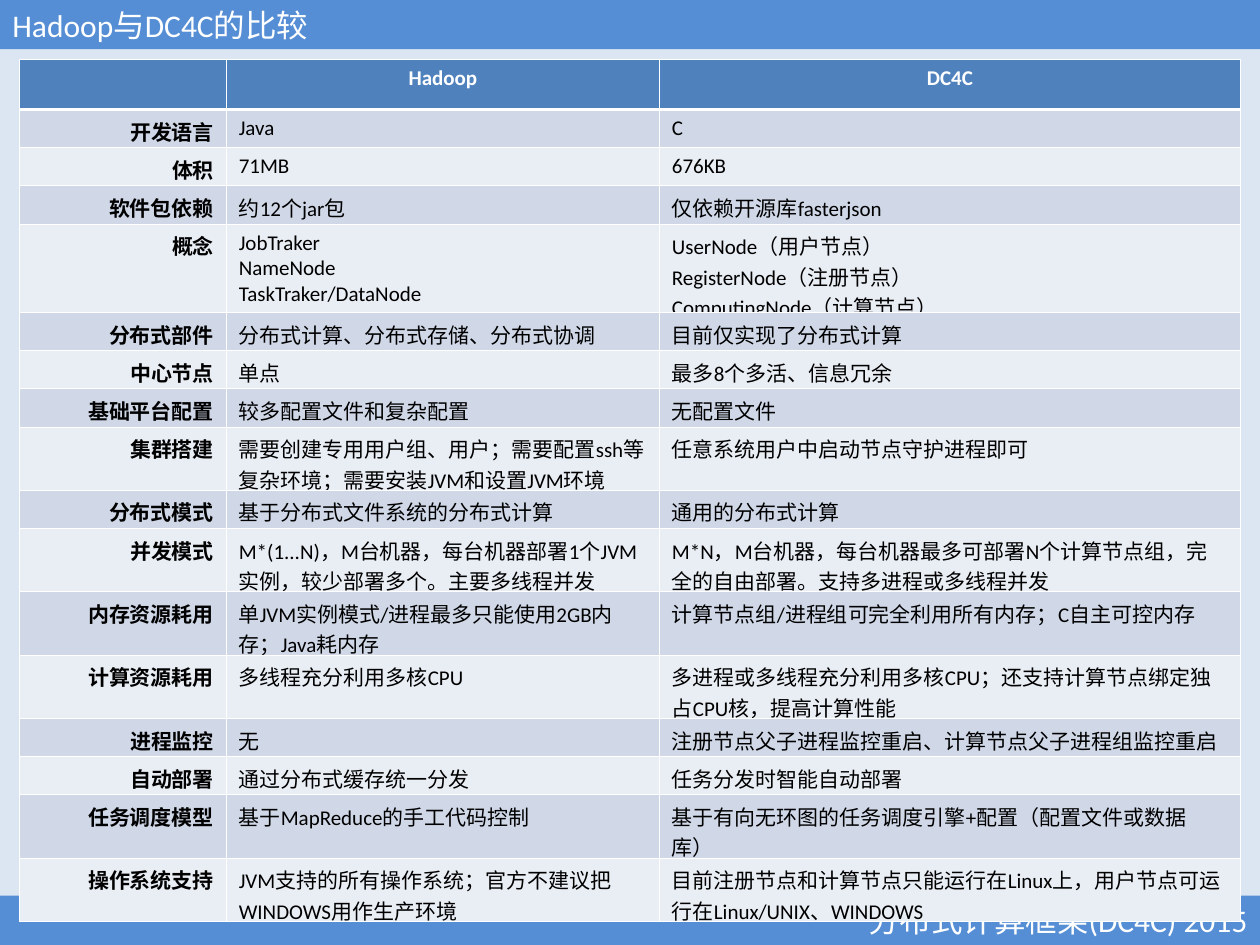
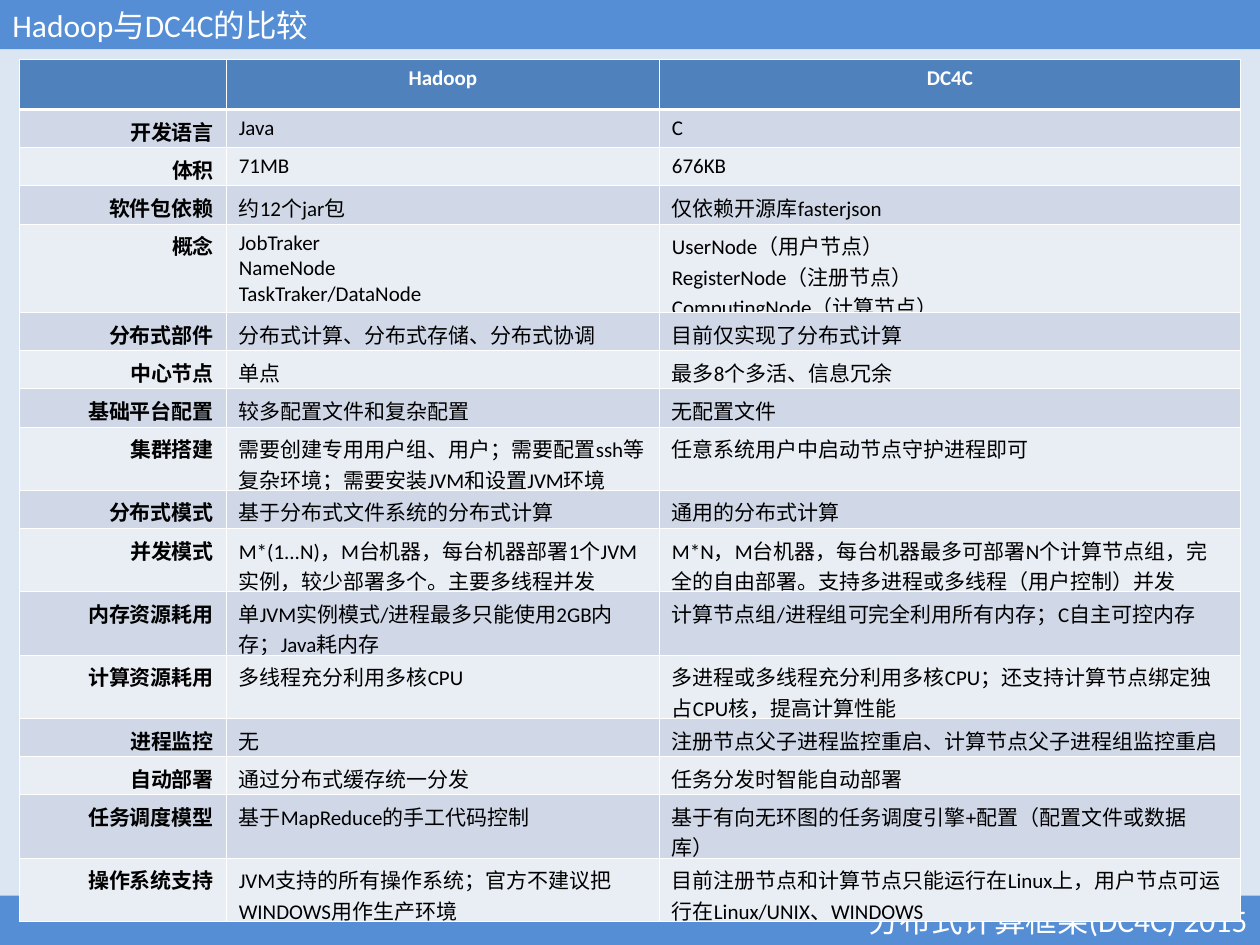
Before and after one commit to xubingyue/dc4c, a slide deck: slide 9 of doc/DC4C.ppt. Drawn at 1260x945 pixels with LibreOffice and Linux fonts; fonts in the diff are those of the drawing. Boxes give left, top, right and bottom in pixels: in the first picture for what was removed or moved away, otherwise in the second. Text is boxed around its words. In the diff, an @@ line names an element or a change of style, - is before the commit and + after.

```diff
--- a/doc/DC4C.ppt
+++ b/doc/DC4C.ppt
@@ table at (20, 59, 1241, 929) @@
-row 11, column 3: M*N，M台机器，每台机器最多可部署N个计算节点组，完全的自由部署。支持多进程或多线程并发
+row 11, column 3: M*N，M台机器，每台机器最多可部署N个计算节点组，完全的自由部署。支持多进程或多线程（用户控制）并发
```
Also in this commit, not shown: 13 other slides changed, 4 slides added, 41 other files.
